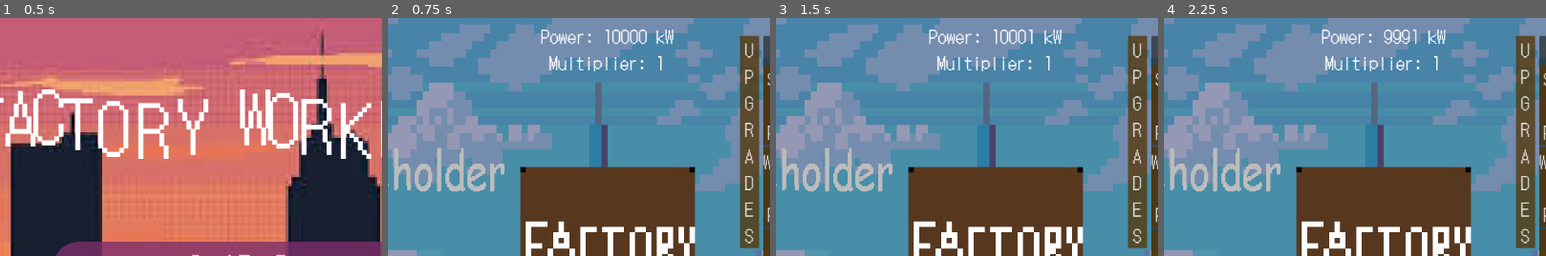
Above: before the commit, frames 1-4 (left to right).
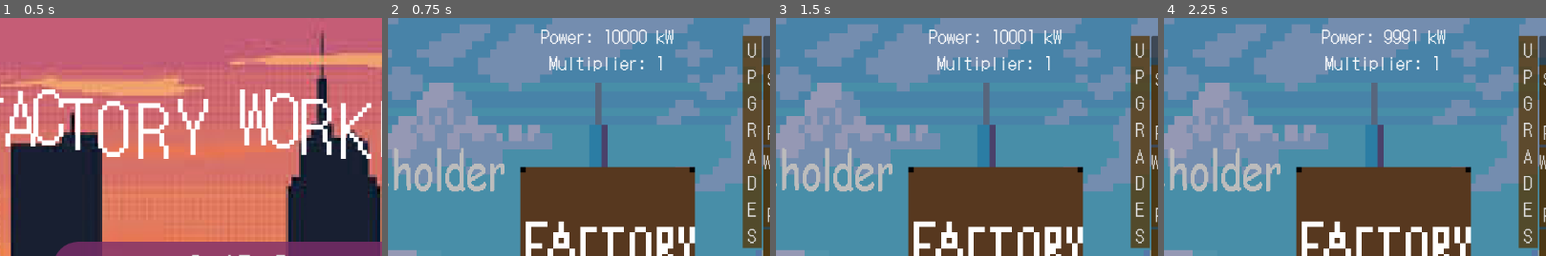
Above: after the commit, the same moments.

Repository: chu0029/SusGame
Game: Godot game, scene res://scenes/menu_start.tscn
Same seed, same stepped clock (60 frames per second), same inputs: the game is played once before the commit and once after it.
Inputs (mouse positions are % of the whole screen's width and height, from its top left):
- Up to frame 1 (0.5 s): no input
- Up to frame 2 (0.75 s): click "SETTINGS" at 0.5 s
- Up to frame 3 (1.5 s): click (50, 50) at 1.25 s
- Up to frame 4 (2.25 s): click "autoclicker cost: 10 kW/s" at 2 s
The pictures show only the part of the screen within x 21-71%, y 0-50%; the shares and areas given below are measured in that part.

Frame 1 is identical in both runs. In frame 2, 2.8% of the frame differs, in the area x 92-98%, y 7-97%; in frame 3, 2.8%; in frame 4, 2.8%.
Error in both runs: Cannot call method 'change_scene_to_file' on a null value. (res://scripts/menu_start_script.gd:16)

Commit message:
Update gametest.tscn

Diff:
--- a/scenes/gametest.tscn
+++ b/scenes/gametest.tscn
@@ -120,10 +120,11 @@
 anchors_preset = -1
 anchor_right = 0.04
 anchor_bottom = 0.124
-offset_right = 405.2
-offset_bottom = 363.2
+offset_right = 432.0
+offset_bottom = 394.2
 
 [node name="MarginContainer" type="MarginContainer" parent="Panel/ScrollContainer"]
+custom_minimum_size = Vector2(450, 450)
 layout_mode = 2
 
 [node name="HBoxContainer" type="HBoxContainer" parent="Panel/ScrollContainer/MarginContainer"]
@@ -161,8 +162,8 @@
 
 [node name="Button" type="Button" parent="Panel"]
 layout_mode = 0
-offset_left = -34.0
-offset_right = -6.0
+offset_left = -30.0
+offset_right = -2.0
 offset_bottom = 312.0
 theme = ExtResource("3_34im5")
 text = "U
